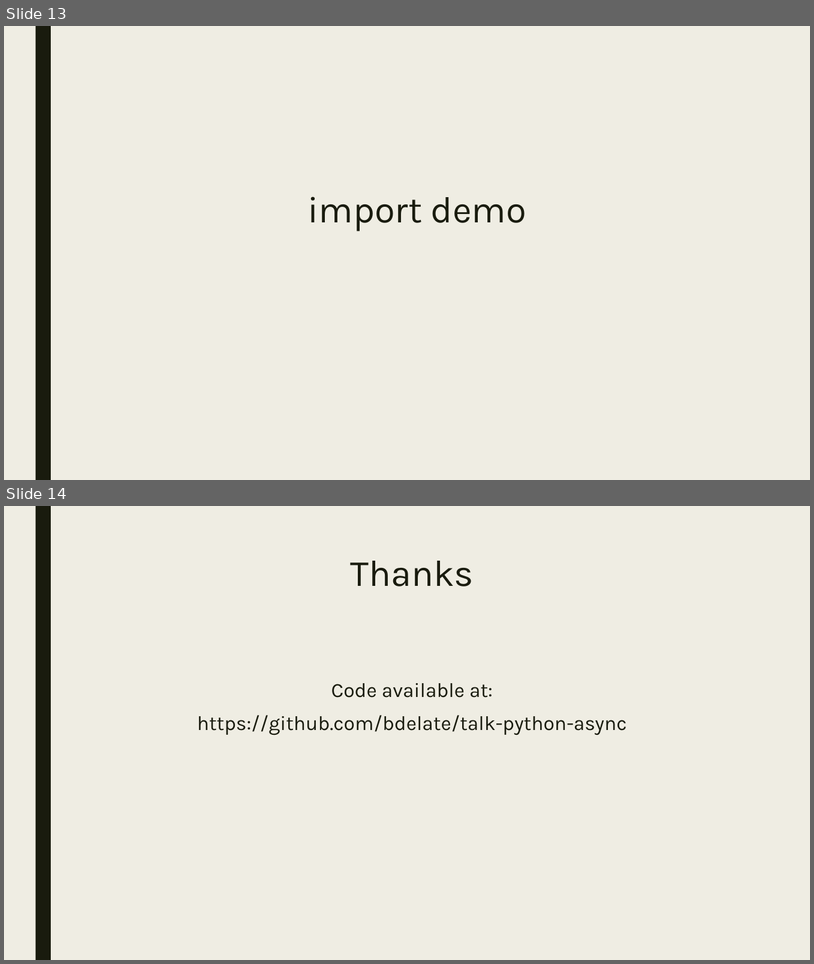
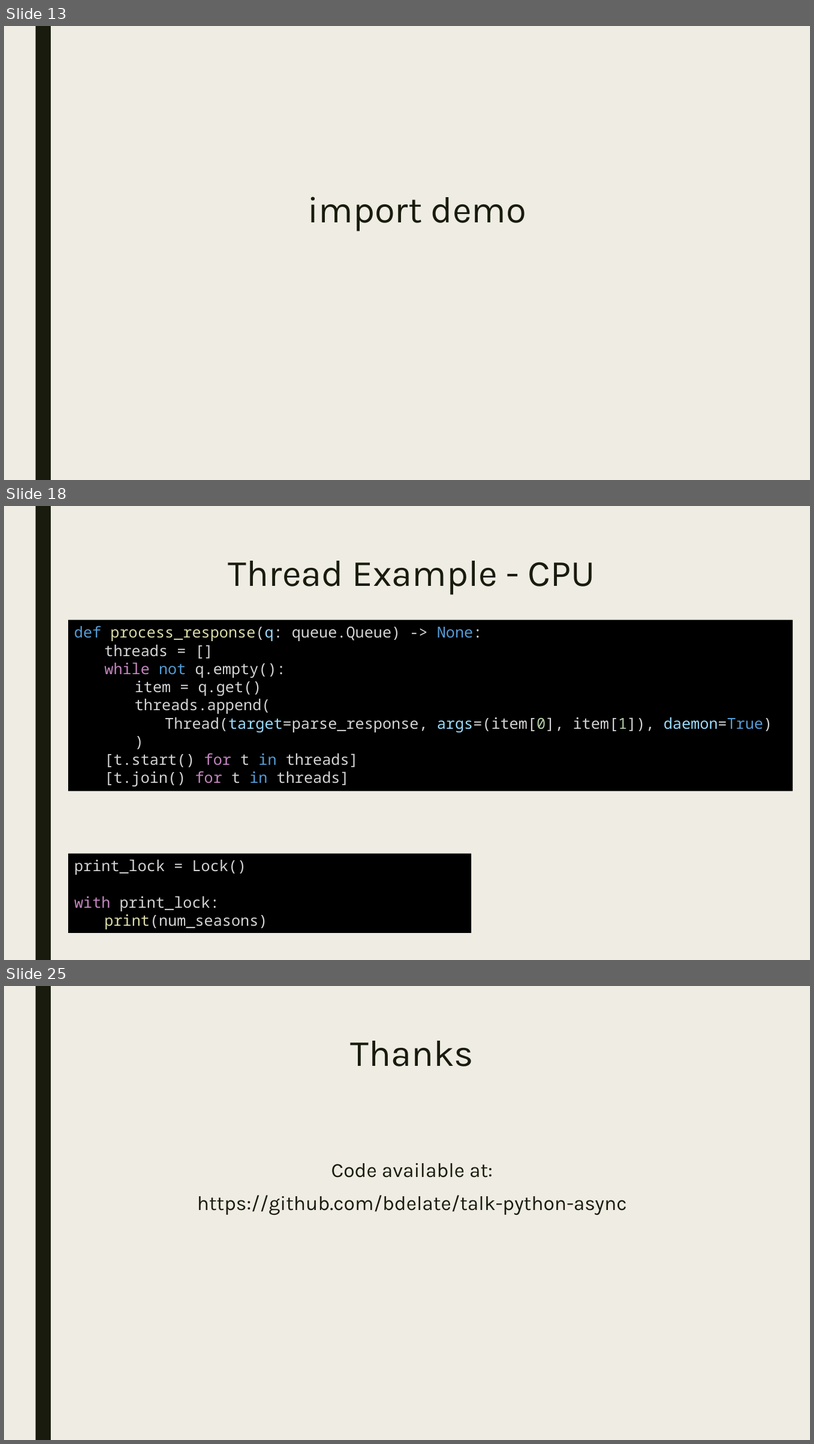
Before and after one commit to bdelate/talk-python-async, a slide deck: slides.pptx. Shown one above the other, each under a label of ours: slides 13 and 14 before the commit, slides 13, 18 and 25 after it; the slides between them are not shown. The pictures are 814x964 and 814x1444 pixels, drawn with LibreOffice and Linux fonts; fonts in the diff are those of the drawing. Boxes give left, top, right and bottom in pixels: in the first picture for what was removed or moved away, otherwise in the second. Text is boxed around its words. In the diff, an @@ line names an element or a change of style, - is before the commit and + after.

```diff
--- a/slides.pptx
+++ b/slides.pptx
@@ slide 18 added at [4, 506, 810, 960], background #EFEDE3; not listed: 1 template element that a slide beside it also shows @@
@@ title added at [228, 561, 596, 595], 44 pt, text #191B0E @@
+Thread Example - CPU
@@ rectangle added at [68, 620, 793, 791], fill #000000, 18 pt, text #D4D4D4 @@
+def process_response(q: queue.Queue) -> None:
+  threads = []
+  while not q.empty():
+    item = q.get()
+    threads.append(
+    Thread(target=parse_response, args=(item[0], item[1]), daemon=True)
+    )
+  [t.start() for t in threads]
+  [t.join() for t in threads]
@@ rectangle added at [68, 853, 471, 933], fill #000000, 18 pt, text #D4D4D4 @@
+print_lock = Lock()
+with print_lock:
+print(num_seasons)
@@ what was slide 14 is now slide 25 @@
```
Also in this commit, not shown: 2 slides changed, 10 other slides added, 4 other files.
